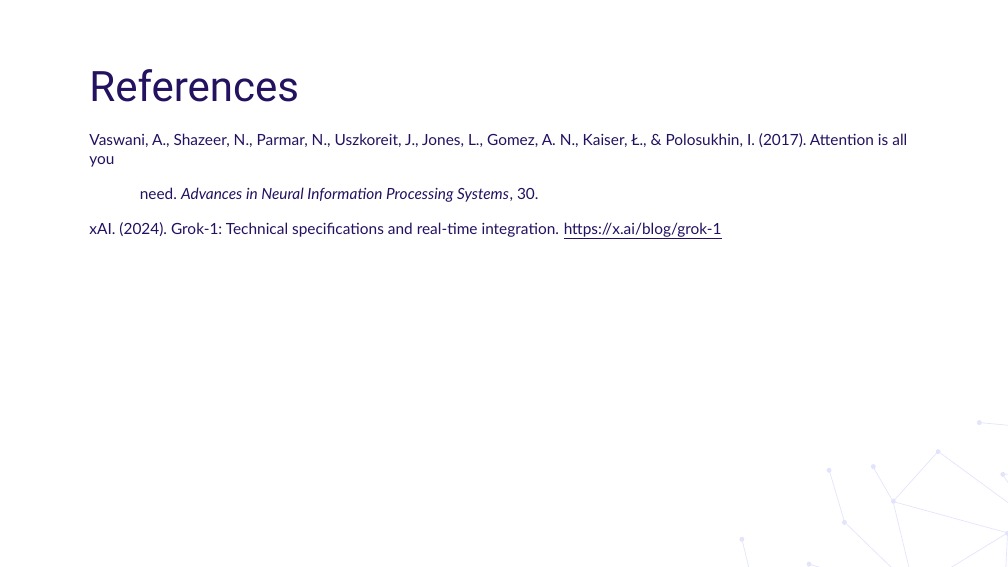
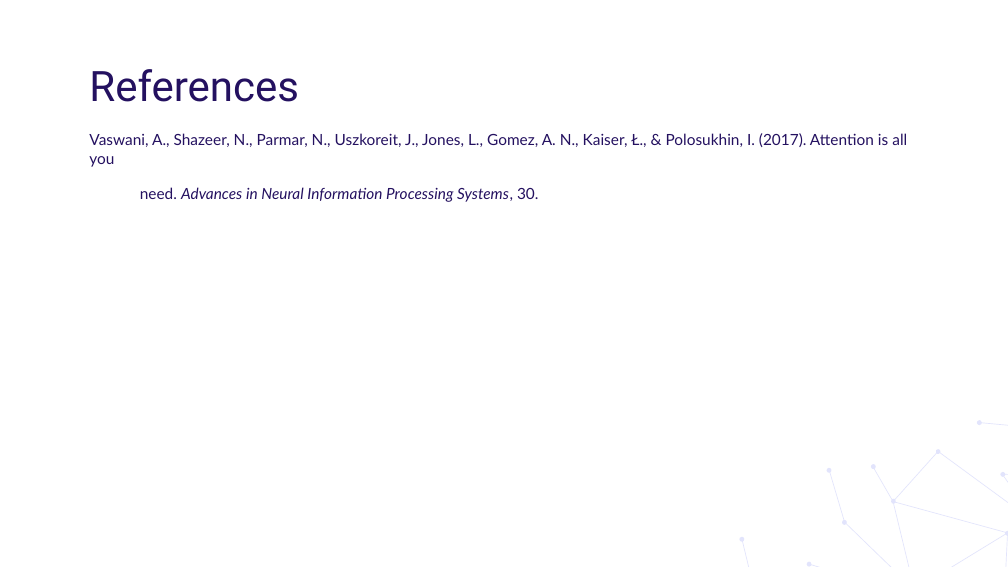
Before and after one commit to bellacalicchio/wm-buad5742, a slide deck: slide 35 of downloads/module1.pptx. Drawn at 1008x567 pixels with LibreOffice and Linux fonts; fonts in the diff are those of the drawing; background and template pictures are left out. Boxes give left, top, right and bottom in pixels: in the first picture for what was removed or moved away, otherwise in the second. Text is boxed around its words. In the diff, an @@ line names an element or a change of style, - is before the commit and + after.

Commit message:
Added AI Assistant page and LangChain integration

```diff
--- a/downloads/module1.pptx
+++ b/downloads/module1.pptx
@@ text at (89, 222, 722, 237): paragraph removed @@
-xAI. (2024). Grok-1: Technical specifications and real-time integration. https://x.ai/blog/grok-1
```
Also in this commit, not shown: 2 other slides changed, 16 other files.
